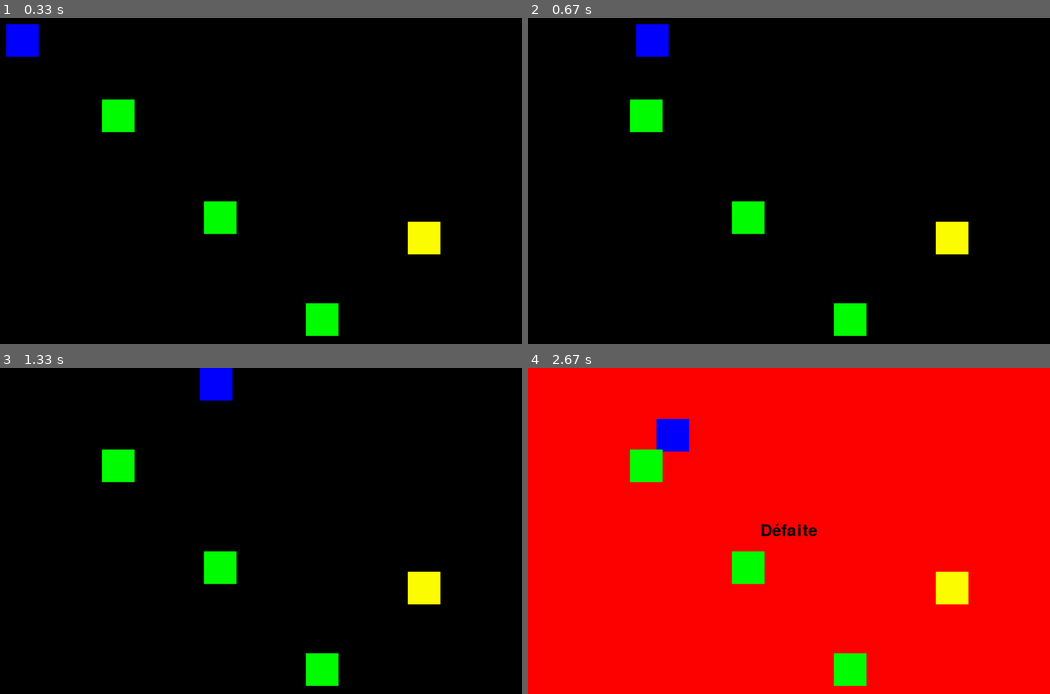
Above: before the commit, frames 1-4 (two rows, left to right).
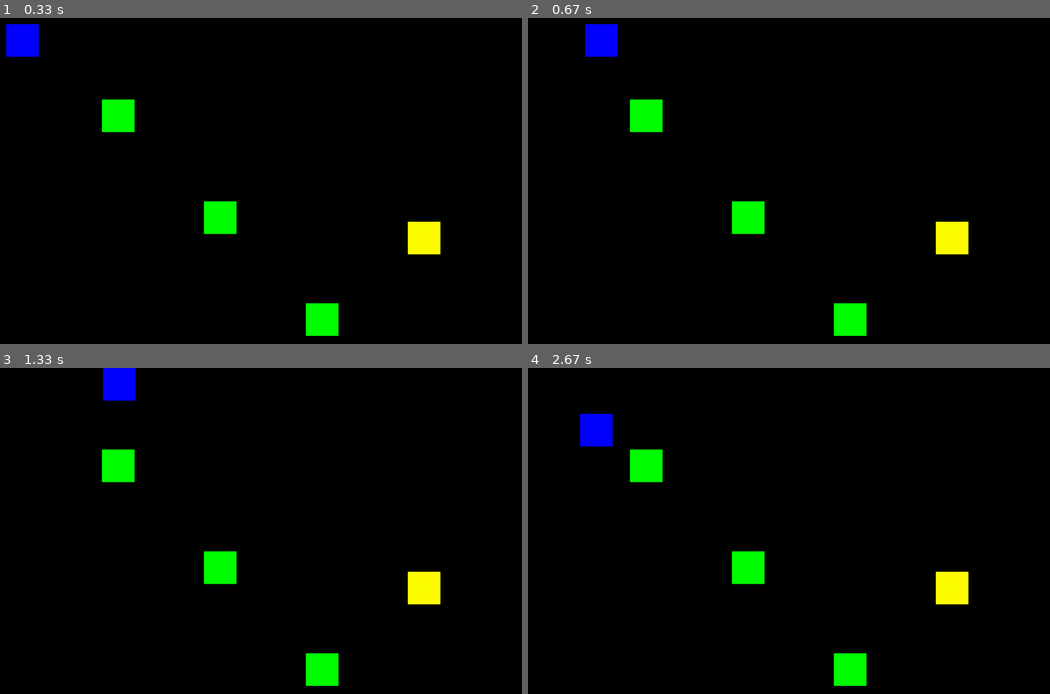
Above: after the commit, the same moments.

Repository: Valwiler/Pygame-RatMaze
Game: pygame game, started from main.py
The game is run twice, just before and just after one commit, with the same random seed, the same clock (stepped at 60 frames per second) and the same inputs.
Inputs:
- Up to frame 1 (0.33 s): no input
- Up to frame 2 (0.67 s): hold Right from 0.33 s (still down)
- Up to frame 3 (1.33 s): release Right at 0.8 s; hold Up 0.83-1.13 s; hold Right from 1.17 s (still down)
- Up to frame 4 (2.67 s): release Right at 1.63 s; hold Left 1.67-2.2 s; hold Down 2.23-2.53 s; hold Left from 2.57 s (still down)

Frame 1 is identical in both runs. In frame 2, 1.3% of the frame differs, in the area x 10-27%, y 1-12%; in frame 3, 1.3%; in frame 4, 97%, in the area x 0-100%, y 0-100%.

Commit message:
Removed useless variable from Window

Diff:
--- a/model/game.py
+++ b/model/game.py
@@ -7,7 +7,7 @@
 SCREEN_WIDTH = 1024
 SCREEN_HEIGHT = 640
 MVT = 10
-FR = 60
+FR = 30
 
 NUMBER_OF_ACTORS = 5
 LABORAT_ID = 0
--- a/view/Window.py
+++ b/view/Window.py
@@ -16,12 +16,8 @@
         self.actors_icons_size = actors_icons_size
         self.background_color = BLACK
         self.font = pg.font.Font(pg.font.get_default_font(), 32)
-        self.text1 = self.font.render('Victoire', True, BLACK, WHITE)
-        self.text2 = self.font.render("Défaite", True, BLACK, RED)
-        self.trect1 = self.text1.get_rect()
-        self.trect2 = self.text2.get_rect()
-        self.trect1.center = (width // 2, height // 2)
-        self.trect2.center = (width // 2, height // 2)
+        self.center = (width // 2, height // 2)
+
 
     def update_icons(self):
 
@@ -35,13 +31,19 @@
                             self.background_color = RED
                             actor.set_alive(False)
                             self.game_over = True
-                            self.ecran.blit(self.text2, self.trect2)
+                            text = self.font.render('Victoire', True, BLACK, self.background_color)
+                            rect = text.get_rect()
+                            rect.center =  self.center
+                            self.ecran.blit(text, rect)
                             print('game over')
                         elif isinstance(other_object, a.Fromage):
                             self.background_color = WHITE
                             other_object.set_alive(False)
                             self.game_over = True
-                            self.ecran.blit(self.text1, self.trect1)
+                            text = self.font.render('Défaite', True, BLACK, self.background_color)
+                            rect = text.get_rect()
+                            rect.center = self.center
+                            self.ecran.blit(text, rect)
                             print('Yay, you won !!!')
                         else:
                             pass
